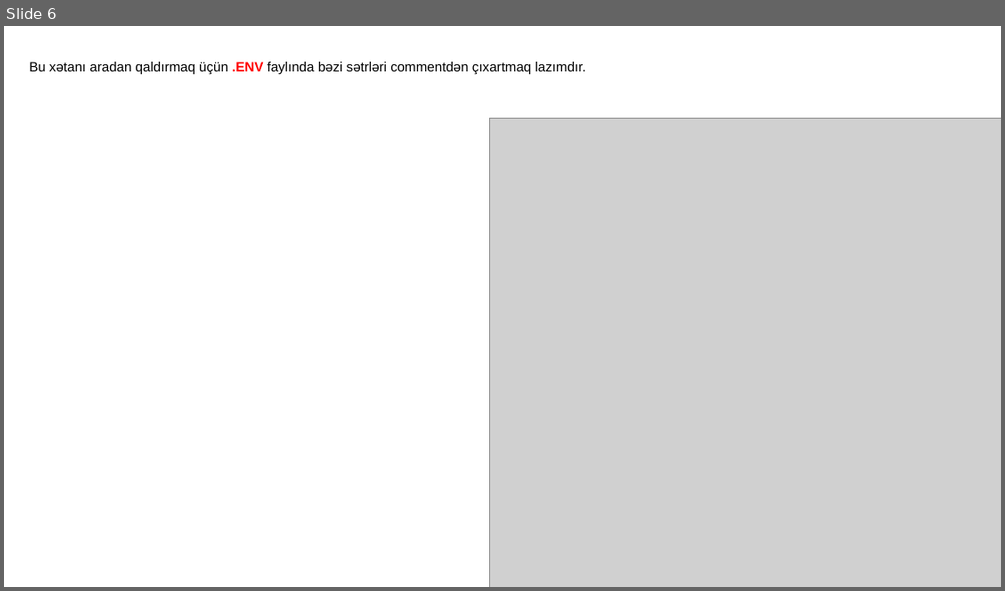
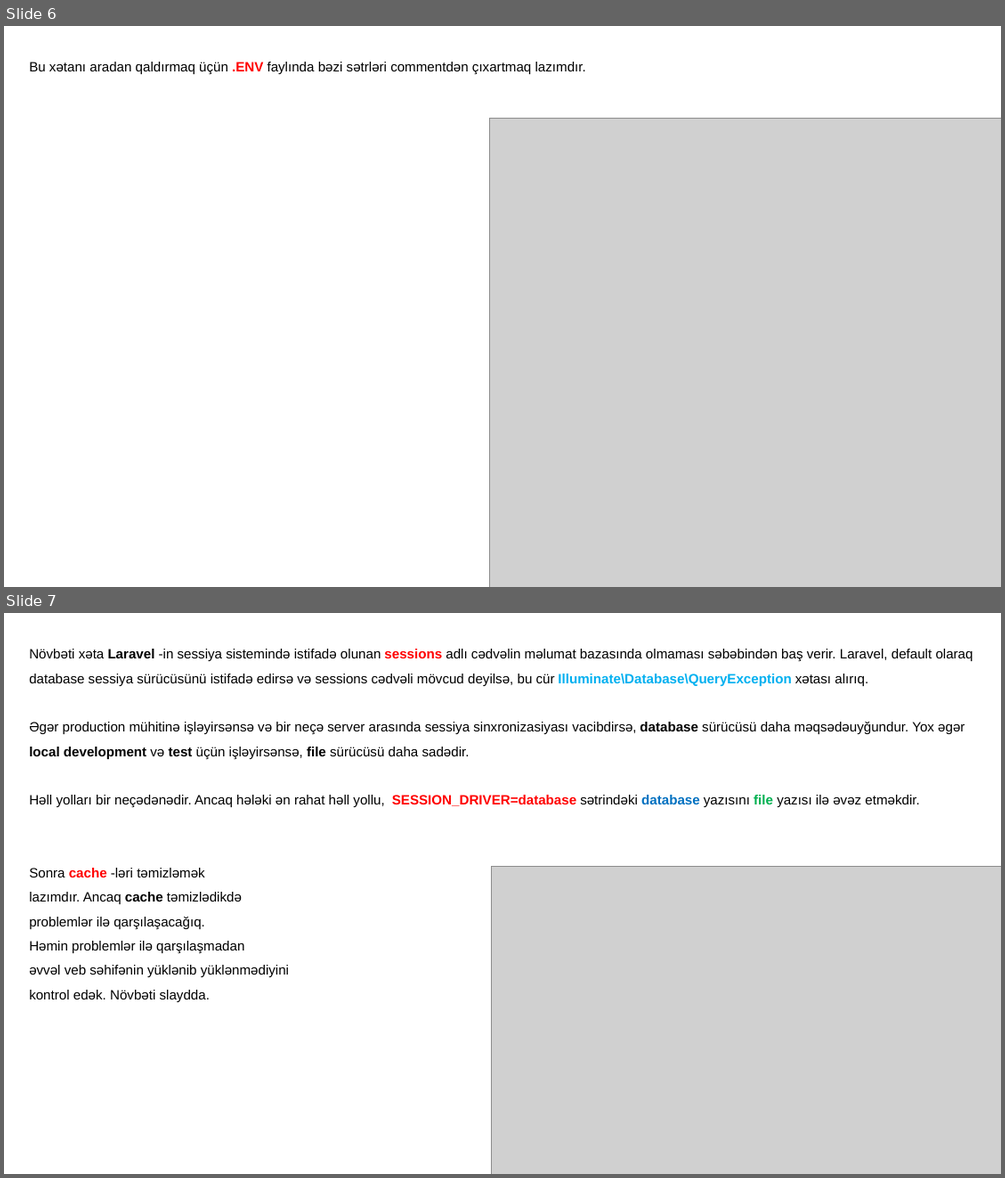
Before and after one commit to codeurient/Vendor-E-commerce, a slide deck: .lessons/6 Install new laravel & About folder structure/Install new laravel.pptx. Shown one above the other, each under a label of ours: slide 6 before the commit, slides 6 and 7 after it. The pictures are 1005x591 and 1005x1178 pixels, drawn with LibreOffice and Linux fonts; fonts in the diff are those of the drawing; grey boxes stand for pictures. Boxes give left, top, right and bottom in pixels: in the first picture for what was removed or moved away, otherwise in the second. Text is boxed around its words. In the diff, an @@ line names an element or a change of style, - is before the commit and + after.

```diff
--- a/.lessons/6 Install new laravel & About folder structure/Install new laravel.pptx
+++ b/.lessons/6 Install new laravel & About folder structure/Install new laravel.pptx
@@ slide 7 added at box(4, 613, 1001, 1174), background #FFFFFF @@
@@ text added at box(29, 649, 973, 1002), 13 pt, text #000000 @@
+Növbəti xəta Laravel -in sessiya sistemində istifadə olunan sessions adlı cədvəlin məlumat bazasında olmaması səbəbindən baş verir. Laravel, default olaraq database sessiya sürücüsünü istifadə edirsə və sessions cədvəli mövcud deyilsə, bu cür Illuminate\Database\QueryException xətası alırıq.
+Əgər production mühitinə işləyirsənsə və bir neçə server arasında sessiya sinxronizasiyası vacibdirsə, database sürücüsü daha məqsədəuyğundur. Yox əgər local development və test üçün işləyirsənsə, file sürücüsü daha sadədir.
+Həll yolları bir neçədənədir. Ancaq hələki ən rahat həll yollu, SESSION_DRIVER=database sətrindəki database yazısını file yazısı ilə əvəz etməkdir.
+Sonra cache -ləri təmizləmək
+lazımdır. Ancaq cache təmizlədikdə
+problemlər ilə qarşılaşacağıq.
+Həmin problemlər ilə qarşılaşmadan
+əvvəl veb səhifənin yüklənib yüklənmədiyini
+kontrol edək. Növbəti slaydda.
@@ picture added at box(491, 866, 1001, 1174) @@
```
Also in this commit, not shown: 1 other slide added, 2 slides removed, 3 other files.
